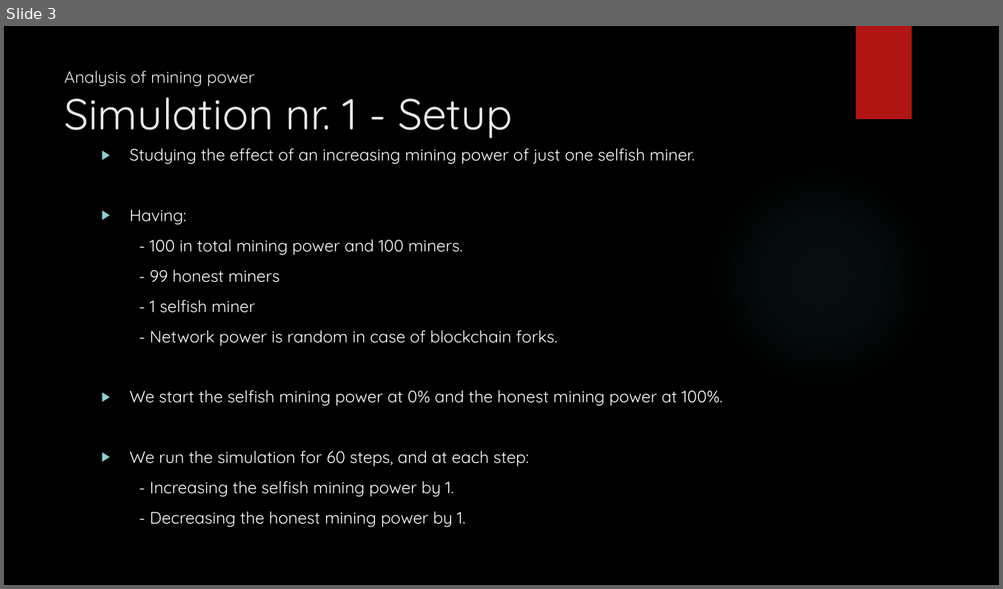
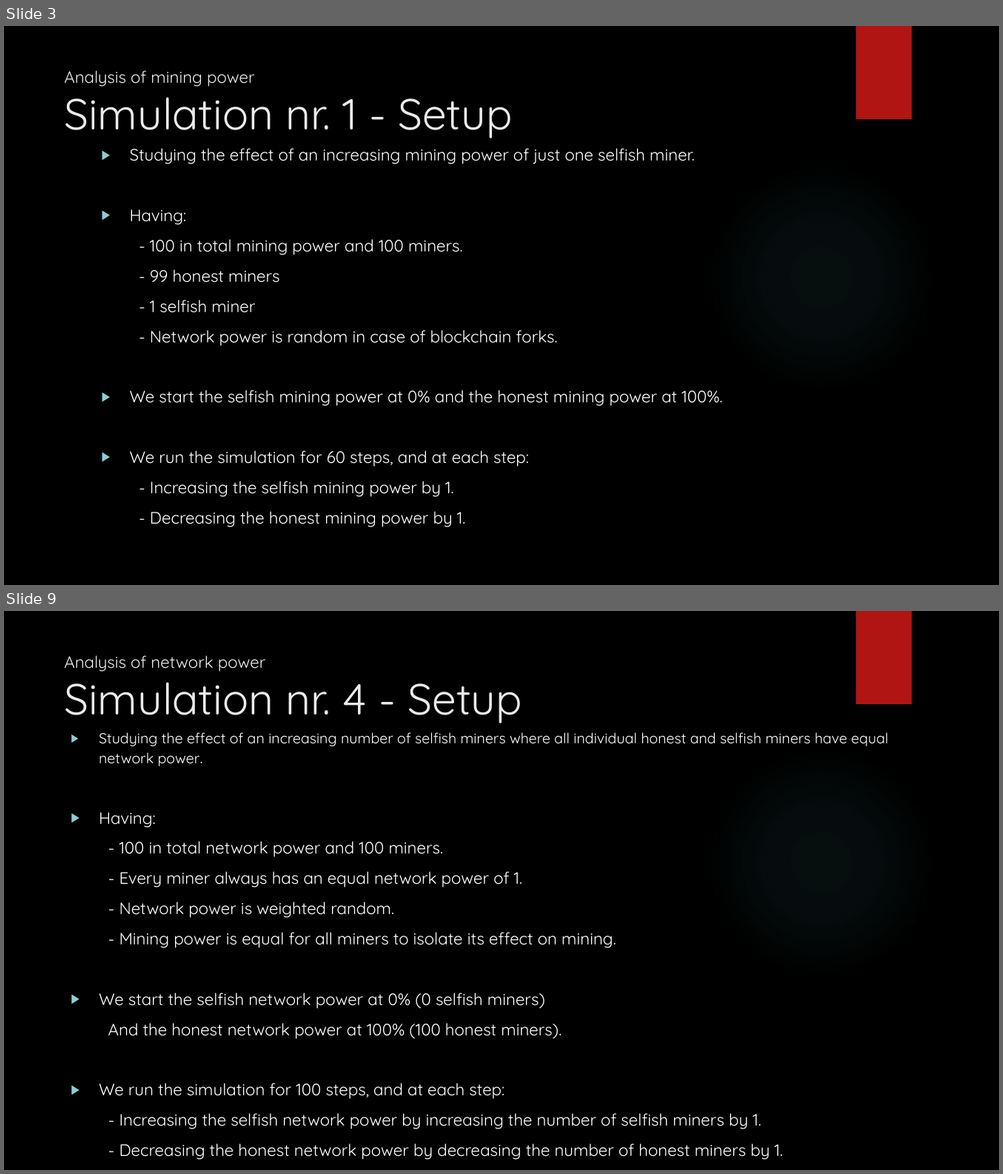
Before and after one commit to MohammedGuniem/Selfish-GHOST-and-Stubborn-Mining, a slide deck: Selfish, Stubborn & GHOST Mining.pptx. Shown one above the other, each under a label of ours: slide 3 before the commit, slides 3 and 9 after it; the slides between them are not shown. The pictures are 1003x589 and 1003x1174 pixels, drawn with LibreOffice and Linux fonts; fonts in the diff are those of the drawing; background and template pictures are left out. Boxes give left, top, right and bottom in pixels: in the first picture for what was removed or moved away, otherwise in the second. Text is boxed around its words. In the diff, an @@ line names an element or a change of style, - is before the commit and + after.

Commit message:
Sim. 1 to 5 are done, remaining stabburn mining
Test is ok

```diff
--- a/Selfish, Stubborn & GHOST Mining.pptx
+++ b/Selfish, Stubborn & GHOST Mining.pptx
@@ slide 9 added at [4,611,999,1170], background picture (left out); not listed: 2 template elements that a slide beside it also shows @@
@@ title added at [64,655,521,723], 16 pt, text #EBEBEB @@
+Analysis of network power
+Simulation nr. 4 - Setup
@@ text added at [99,732,888,1160], 16 pt, text #FFFFFF @@
+▶ Studying the effect of an increasing number of selfish miners where all individual honest and selfish miners have equal network power.
+▶ Having:
+- 100 in total network power and 100 miners.
+- Every miner always has an equal network power of 1.
+- Network power is weighted random.
+- Mining power is equal for all miners to isolate its effect on mining.
+▶ We start the selfish network power at 0% (0 selfish miners)
+And the honest network power at 100% (100 honest miners).
+▶ We run the simulation for 100 steps, and at each step:
+- Increasing the selfish network power by increasing the number of selfish miners by 1.
+- Decreasing the honest network power by decreasing the number of honest miners by 1.
```
Also in this commit, not shown: 3 slides changed, 5 other slides added, 8 other files.
